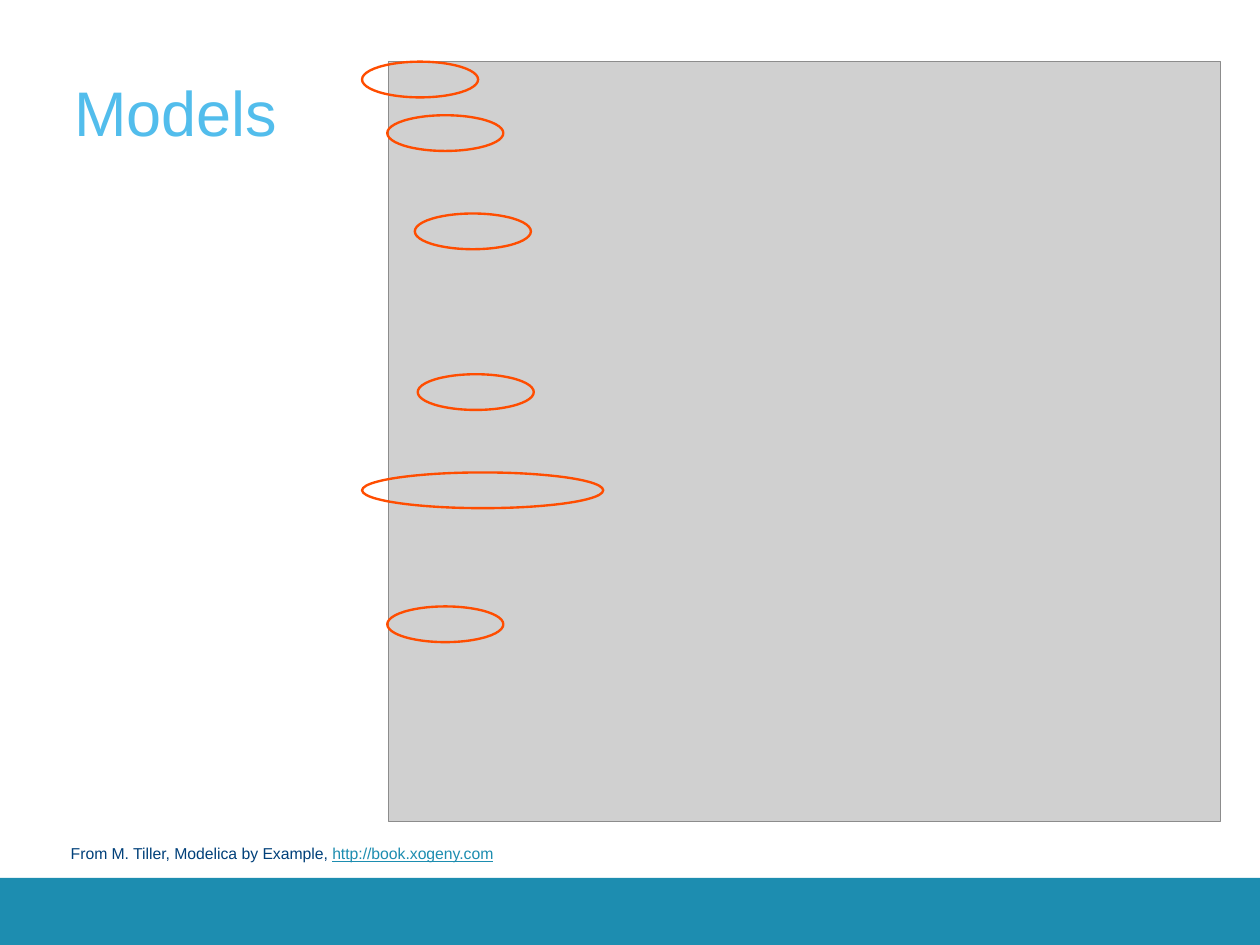
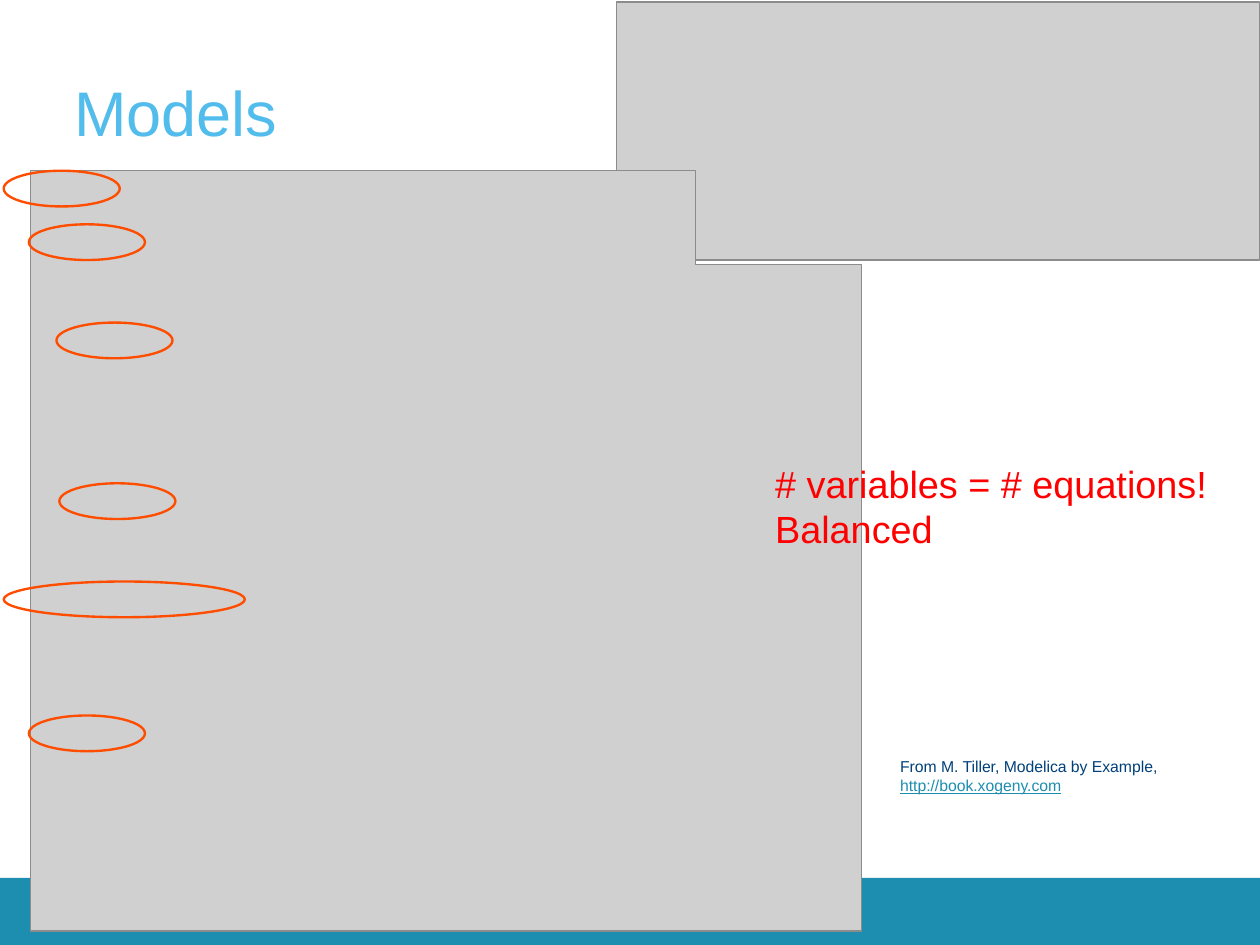
Before and after one commit to open-ideas/__CrashCourse__, a slide deck: slide 14 of Slides/CrashCourse_2016.pptx (slide 13 before the commit). Drawn at 1260x945 pixels with LibreOffice and Linux fonts; fonts in the diff are those of the drawing; grey boxes stand for pictures; background and template pictures are left out. Boxes give left, top, right and bottom in pixels: in the first picture for what was removed or moved away, otherwise in the second. Text is boxed around its words. In the diff, an @@ line names an element or a change of style, - is before the commit and + after.

```diff
--- a/Slides/CrashCourse_2016.pptx
+++ b/Slides/CrashCourse_2016.pptx
@@ picture added at [617,2,1260,261] @@
@@ text added at [775,468,1206,550], 24 pt, text #FF0000 @@
+# variables = # equations!
+Balanced
@@ 6 ellipses, 1 picture: place and size @@
-6 ellipses, 1 picture at [362,61,1220,821]
+6 ellipses, 1 picture at [3,171,862,931]
@@ text "From M. Tiller, Modelica by ..." rewrapped from [71,847,493,863] to [900,760,1157,795] @@
```
Also in this commit, not shown: 1 other slide changed, 1 slide added, 9 slides removed.
